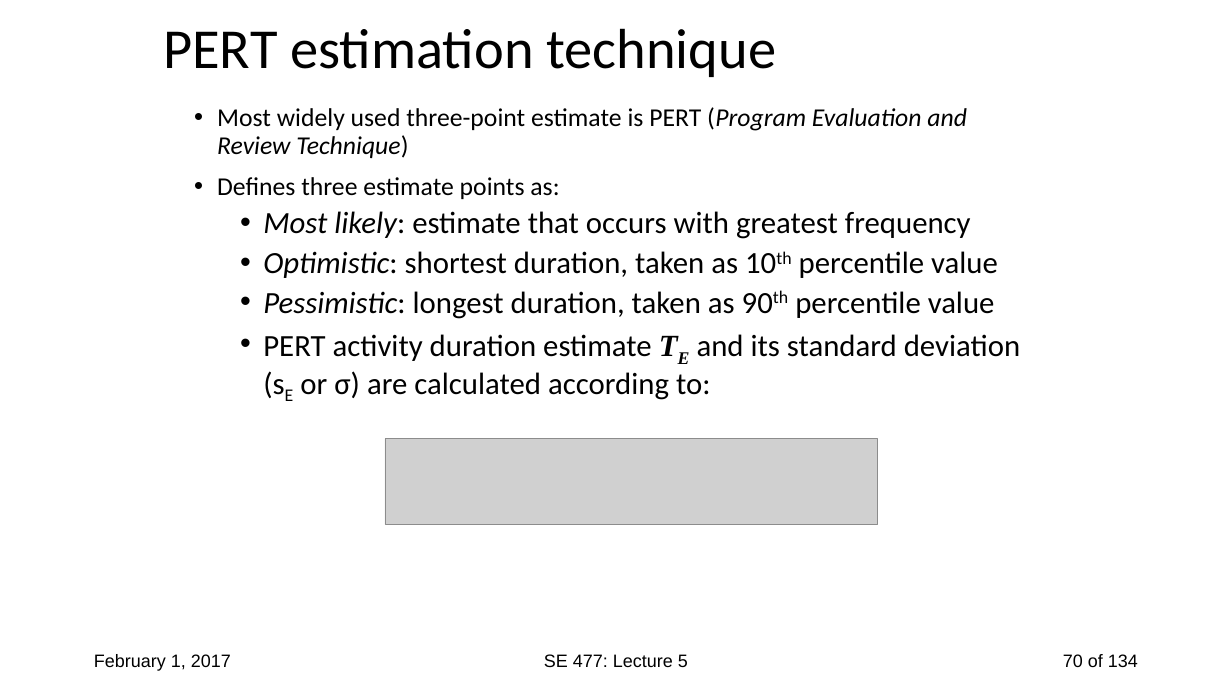
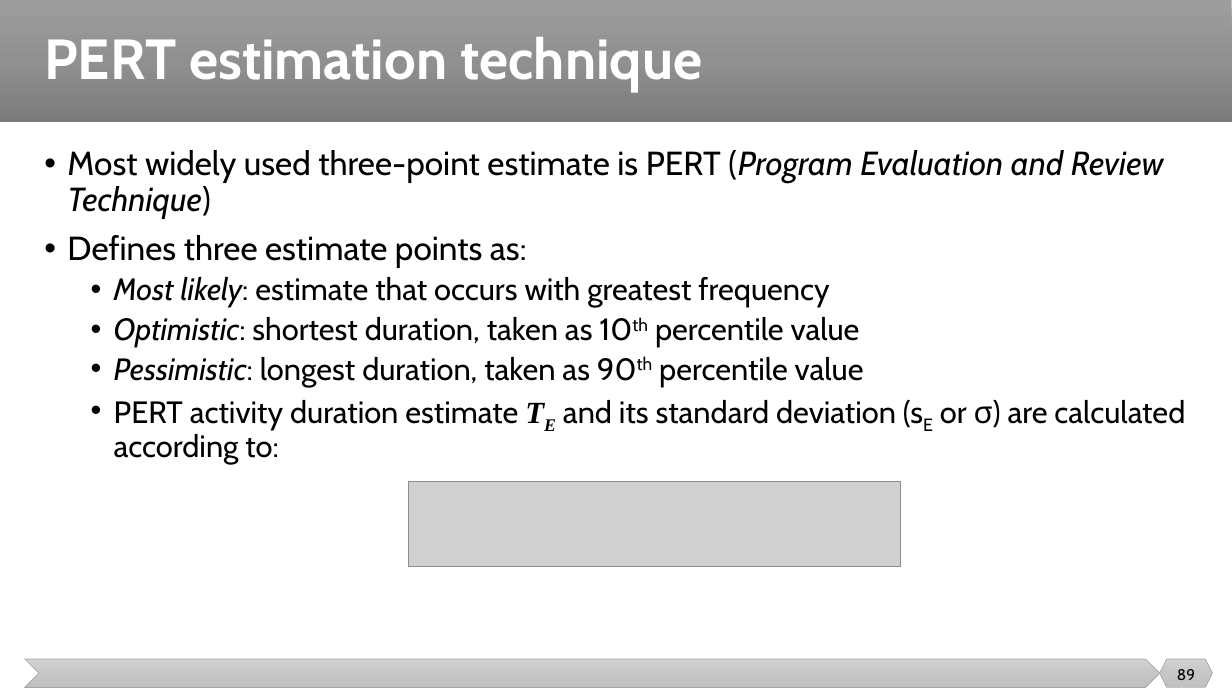
Before and after one commit to malenezi/malenezi, a slide deck: slide 89 of SE423/Lectures/7-Scheduling and Tracking/Scheduling and Tracking.pptx (slide 70 before the commit). Drawn at 1232x693 pixels with LibreOffice and Linux fonts; fonts in the diff are those of the drawing; grey boxes stand for pictures. Boxes give left, top, right and bottom in pixels: in the first picture for what was removed or moved away, otherwise in the second. Text is boxed around its words. In the diff, an @@ line names an element or a change of style, - is before the commit and + after.

```diff
--- a/SE423/Lectures/7-Scheduling and Tracking/Scheduling and Tracking.pptx
+++ b/SE423/Lectures/7-Scheduling and Tracking/Scheduling and Tracking.pptx
@@ rectangle added at (0, 0, 1232, 122), fill gradient #9D9D9D to #909090 to #7C7C7C @@
@@ title "PERT estimation technique": place and size @@
-title "PERT estimation technique" at (163, 28, 776, 77)
+title "PERT estimation technique" at (44, 37, 702, 92)
@@ title "PERT estimation technique" at (44, 37, 702, 92): font Calibri to Cabin, text colour #000000 to #FFFFFF, bold on @@
@@ text "Most widely used three-point estimate ...": place and size @@
-text "Most widely used three-point estimate ..." at (217, 107, 1020, 400)
+text "Most widely used three-point estimate ..." at (67, 150, 1185, 464)
@@ text "Most widely used three-point estimate ..." at (67, 150, 1185, 464): size 20 to 26 pt in "Most widely used three-point estimate is PERT ...", "Defines three estimate points as:"; font Calibri to Cabin @@
@@ picture: place and size @@
-picture at (385, 439, 878, 525)
+picture at (409, 482, 901, 567)
@@ chevron added at (25, 659, 1160, 688), fill gradient #D2D2D2 to #C8C8C8 to #C0C0C0, outline #A5A5A5 0.5 pt @@
@@ text removed at (94, 654, 231, 671) @@
-February 1, 2017
@@ text removed at (544, 654, 688, 667) @@
-SE 477: Lecture 5
@@ page number removed at (1063, 654, 1138, 667) @@
-70 of 134
@@ hexagon added at (1160, 659, 1213, 688), fill gradient #D2D2D2 to #C8C8C8 to #C0C0C0, outline #A5A5A5 0.5 pt @@
@@ page number added at (1177, 669, 1195, 680), 12 pt, text #000000 @@
+89
```
Also in this commit, not shown: 64 other slides changed, 51 slides added, 19 slides removed, 12 other files.
